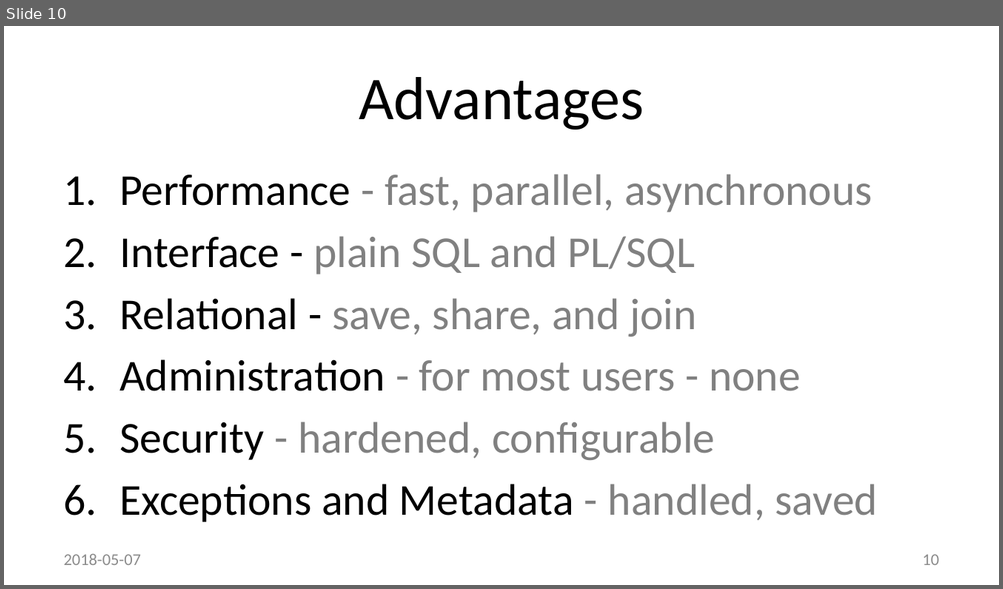
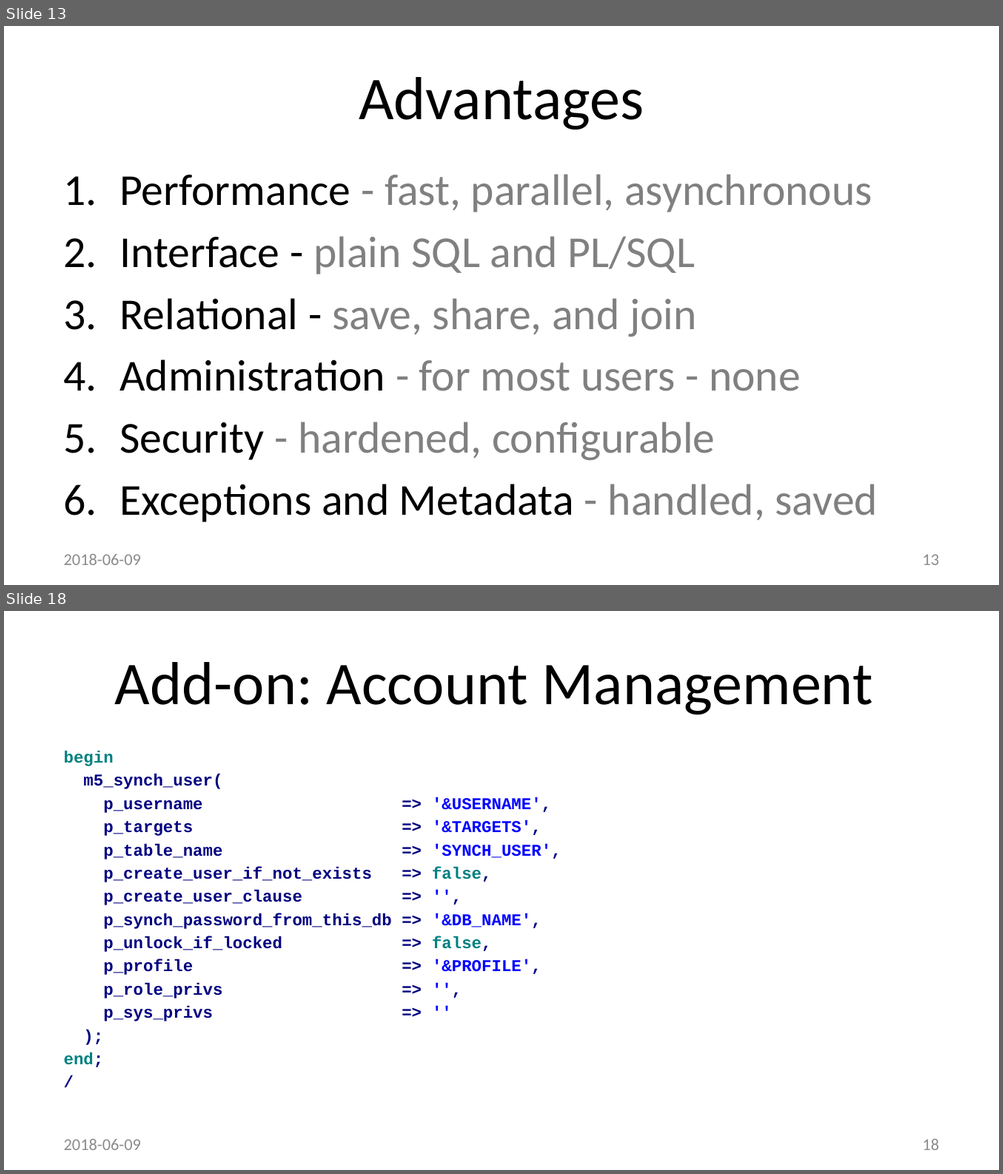
Before and after one commit to method5/method5.github.io, a slide deck: presentations/Method5 Remote Execution - KSCOPE 18 Jon Heller.pptx. Shown one above the other, each under a label of ours: slide 10 before the commit, slides 13 and 18 after it; the slides between them are not shown. The pictures are 1003x589 and 1003x1174 pixels, drawn with LibreOffice and Linux fonts; fonts in the diff are those of the drawing; background and template pictures are left out. Boxes give left, top, right and bottom in pixels: in the first picture for what was removed or moved away, otherwise in the second. Text is boxed around its words. In the diff, an @@ line names an element or a change of style, - is before the commit and + after.

```diff
--- a/presentations/Method5 Remote Execution - KSCOPE 18 Jon Heller.pptx
+++ b/presentations/Method5 Remote Execution - KSCOPE 18 Jon Heller.pptx
@@ slide 18 added at [4,611,999,1170], background #FFFFFF @@
@@ title added at [115,662,873,715], 44 pt, text #000000 @@
+Add-on: Account Management
@@ text added at [64,751,561,1068], 12 pt, text #000080, bold @@
+begin
+m5_synch_user(
+p_username => '&USERNAME',
+p_targets => '&TARGETS',
+p_table_name => 'SYNCH_USER',
+p_create_user_if_not_exists => false,
+p_create_user_clause => '',
+p_synch_password_from_this_db => '&DB_NAME',
+p_unlock_if_locked => false,
+p_profile => '&PROFILE',
+p_role_privs => '',
+p_sys_privs => ''
+);
+end;
+/
@@ text added at [64,1139,141,1150], 12 pt, text #8C8C8C @@
+2018-06-09
@@ page number added at [922,1139,939,1150], 12 pt, text #8C8C8C @@
+18
@@ what was slide 10 is now slide 13 @@
@@ slide 13 changed as well @@
@@ text at [64,554,141,565]: text changed @@
-2018-05-07
+2018-06-09
@@ page number at [922,554,939,565]: text changed @@
-10
+13
```
Also in this commit, not shown: 22 other slides changed, 2 other slides added, 2 slides removed.
